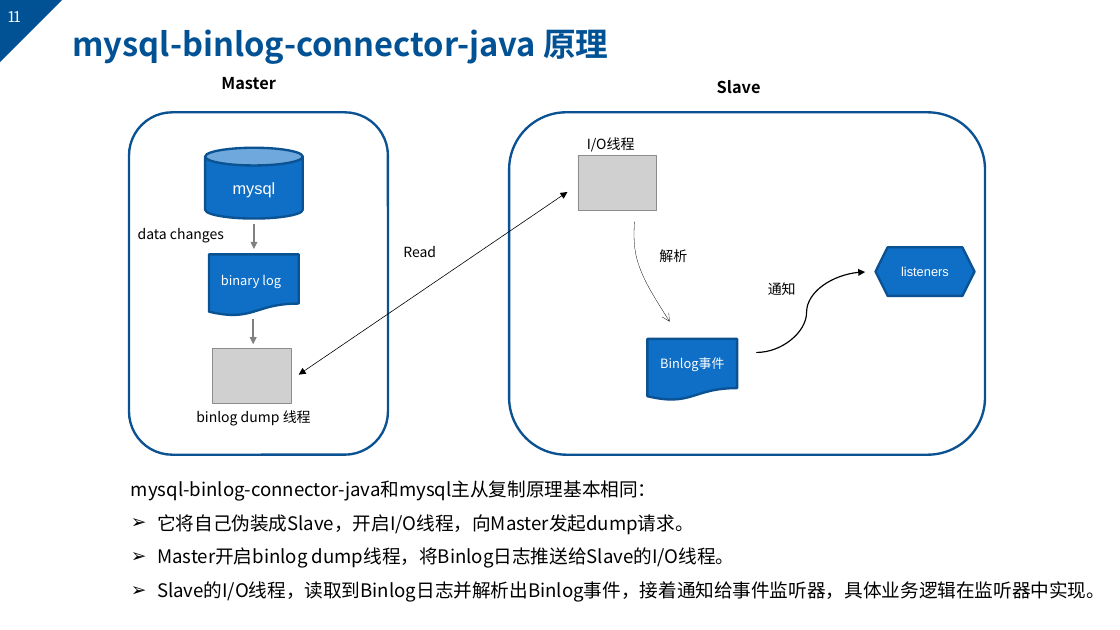
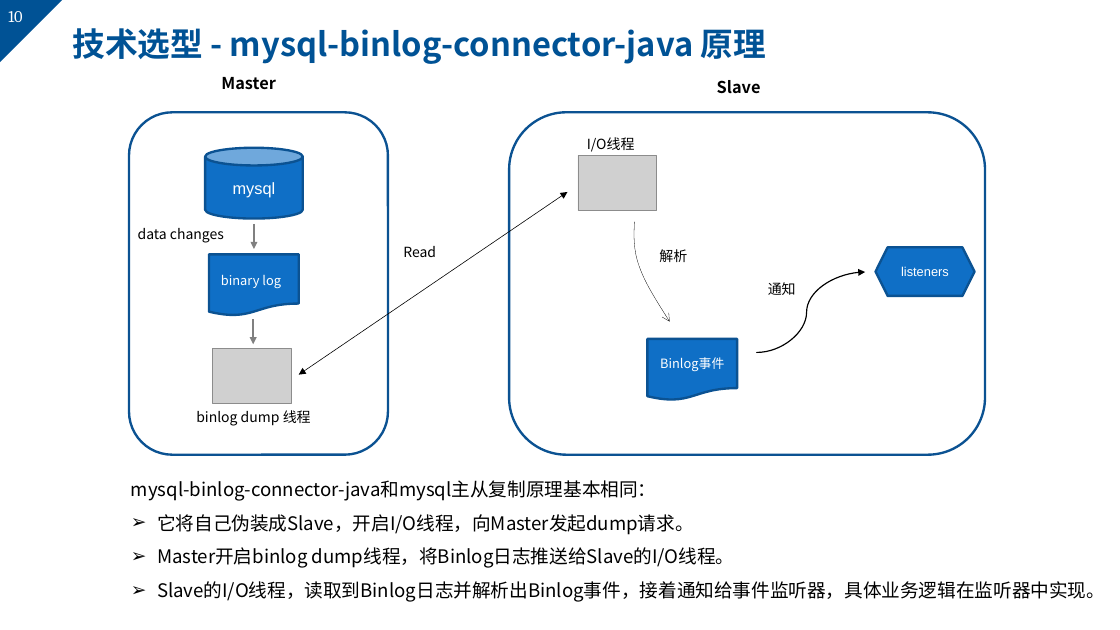
Before and after one commit to markMe1024/coding, a slide deck: slide 10 of MySQL/binlog/后端与UI的webscoket事件机制.pptx (slide 11 before the commit). Drawn at 1120x630 pixels with LibreOffice and Linux fonts; fonts in the diff are those of the drawing; grey boxes stand for pictures; background and template pictures are left out. Boxes give left, top, right and bottom in pixels: in the first picture for what was removed or moved away, otherwise in the second. Text is boxed around its words. In the diff, an @@ line names an element or a change of style, - is before the commit and + after.

```diff
--- a/MySQL/binlog/后端与UI的webscoket事件机制.pptx
+++ b/MySQL/binlog/后端与UI的webscoket事件机制.pptx
@@ page number at [8,11,22,22]: text changed @@
-11
+10
@@ title at [72,28,766,64]: text changed @@
-mysql-binlog-connector-java 原理
+技术选型 - mysql-binlog-connector-java 原理
```
Also in this commit, not shown: 13 other slides changed, 8 slides added, 2 slides removed.
